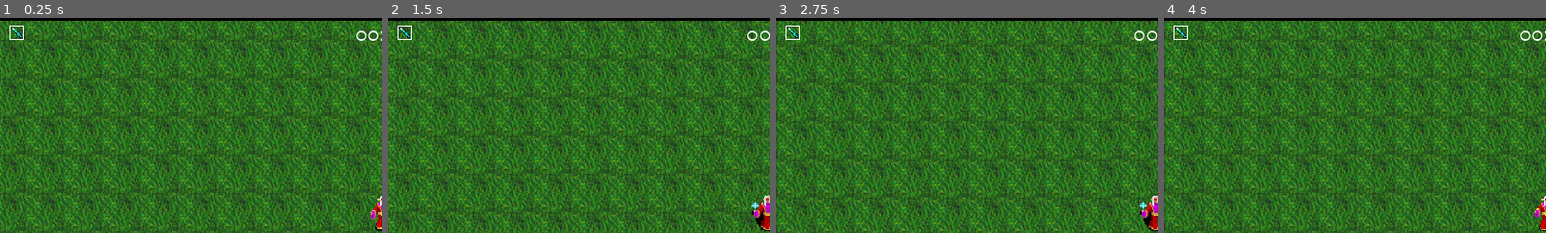
Above: before the commit, frames 1-4 (left to right).
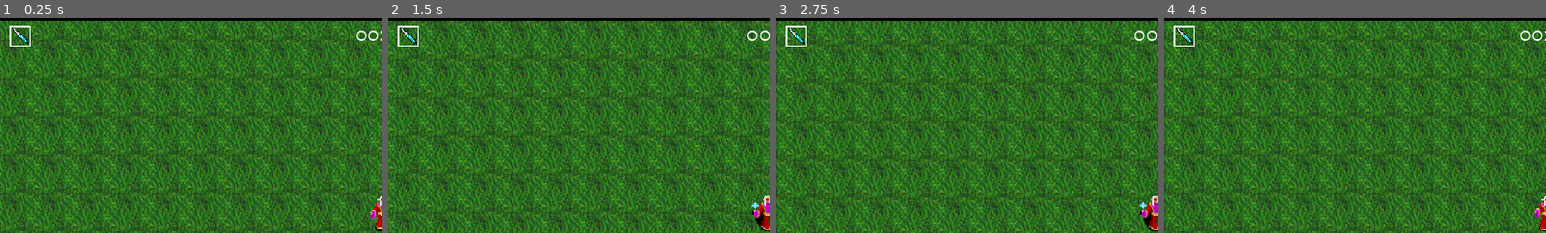
Above: after the commit, the same moments.

Repository: deonblaauw/rfg
Game: Godot game, scene res://World/world.tscn
The game is run twice, just before and just after one commit, with the same random seed, the same clock (stepped at 60 frames per second) and the same inputs. Sound files missing from this copy of the repository are replaced by a short silence.
Inputs (mouse positions are % of the whole screen's width and height, from its top left):
- Up to frame 1 (0.25 s): no input
- Up to frame 2 (1.5 s): tap Enter at 0.5 s; move the mouse to (72, 45) at 0.52 s; hold Right (right) 0.53-1.28 s; click (72, 45) at 0.6 s; move the mouse to (30, 55) at 1.27 s; hold Down (down) from 1.28 s (still down); click (30, 55) at 1.35 s
- Up to frame 3 (2.75 s): move the mouse to (60, 28) at 2.02 s; release Down (down) at 2.03 s; hold Right (right) from 2.03 s (still down); click (60, 28) at 2.1 s
- Up to frame 4 (4 s): move the mouse to (45, 70) at 2.77 s; release Right (right) at 2.78 s; hold Up (up) 2.78-3.53 s; click (45, 70) at 2.85 s; move the mouse to (80, 65) at 3.52 s; hold Left (left) from 3.53 s (still down); click (80, 65) at 3.6 s
The pictures show only the part of the screen within x 0-50%, y 5-55%; the shares and areas given below are measured in that part.

The runs differ from the first frame. In frame 1, 0.2% of the frame differs, in the area x 2-8%, y 3-14%; in frame 2, 0.2%; in frame 3, 0.2%; in frame 4, 0.2%.

Commit message:
Damage visual effect added

Diff:
--- a/Enemies/enemy_super.tscn
+++ b/Enemies/enemy_super.tscn
@@ -1,7 +1,7 @@
-[gd_scene load_steps=16 format=3 uid="uid://csomkf6ugraqy"]
+[gd_scene load_steps=23 format=3 uid="uid://csomkf6ugraqy"]
 
 [ext_resource type="Script" path="res://Enemies/enemy.gd" id="1_cdj16"]
-[ext_resource type="Texture2D" uid="uid://c3bo2jsc0wkva" path="res://Assets/Textures/Enemy/bosses/minion-45x66.png" id="2_7x0m3"]
+[ext_resource type="Texture2D" uid="uid://cr1qqv4tb5gdy" path="res://Assets/Textures/Enemy/bosses/death_attacking.png" id="2_0svrt"]
 [ext_resource type="PackedScene" uid="uid://b7fn7x0620o70" path="res://Utility/hit_box.tscn" id="3_cn4ya"]
 [ext_resource type="PackedScene" uid="uid://ci0lyi4ieonoi" path="res://Utility/hurt_box.tscn" id="4_jap60"]
 [ext_resource type="AudioStream" uid="uid://btnn0022u4vpn" path="res://Assets/Audio/SoundEffect/enemy_hit.ogg" id="5_e1d81"]
@@ -10,54 +10,103 @@
 radius = 3.0
 height = 12.0
 
-[sub_resource type="AtlasTexture" id="AtlasTexture_gwas4"]
-atlas = ExtResource("2_7x0m3")
-region = Rect2(0, 0, 45, 66)
+[sub_resource type="AtlasTexture" id="AtlasTexture_3drf8"]
+atlas = ExtResource("2_0svrt")
+region = Rect2(0, 0, 100, 100)
 
-[sub_resource type="AtlasTexture" id="AtlasTexture_cgmqj"]
-atlas = ExtResource("2_7x0m3")
-region = Rect2(45, 0, 45, 66)
+[sub_resource type="AtlasTexture" id="AtlasTexture_3nwk5"]
+atlas = ExtResource("2_0svrt")
+region = Rect2(100, 0, 100, 100)
 
-[sub_resource type="AtlasTexture" id="AtlasTexture_mxena"]
-atlas = ExtResource("2_7x0m3")
-region = Rect2(90, 0, 45, 66)
+[sub_resource type="AtlasTexture" id="AtlasTexture_ndstc"]
+atlas = ExtResource("2_0svrt")
+region = Rect2(200, 0, 100, 100)
 
-[sub_resource type="AtlasTexture" id="AtlasTexture_d1ag0"]
-atlas = ExtResource("2_7x0m3")
-region = Rect2(0, 66, 45, 66)
+[sub_resource type="AtlasTexture" id="AtlasTexture_1lov0"]
+atlas = ExtResource("2_0svrt")
+region = Rect2(300, 0, 100, 100)
 
-[sub_resource type="AtlasTexture" id="AtlasTexture_f2i7i"]
-atlas = ExtResource("2_7x0m3")
-region = Rect2(45, 66, 45, 66)
+[sub_resource type="AtlasTexture" id="AtlasTexture_dneoc"]
+atlas = ExtResource("2_0svrt")
+region = Rect2(400, 0, 100, 100)
 
-[sub_resource type="AtlasTexture" id="AtlasTexture_swehi"]
-atlas = ExtResource("2_7x0m3")
-region = Rect2(90, 66, 45, 66)
+[sub_resource type="AtlasTexture" id="AtlasTexture_nnst1"]
+atlas = ExtResource("2_0svrt")
+region = Rect2(500, 0, 100, 100)
+
+[sub_resource type="AtlasTexture" id="AtlasTexture_h1yeb"]
+atlas = ExtResource("2_0svrt")
+region = Rect2(0, 100, 100, 100)
+
+[sub_resource type="AtlasTexture" id="AtlasTexture_w7y6h"]
+atlas = ExtResource("2_0svrt")
+region = Rect2(100, 100, 100, 100)
+
+[sub_resource type="AtlasTexture" id="AtlasTexture_c6x2p"]
+atlas = ExtResource("2_0svrt")
+region = Rect2(200, 100, 100, 100)
+
+[sub_resource type="AtlasTexture" id="AtlasTexture_yn3ks"]
+atlas = ExtResource("2_0svrt")
+region = Rect2(300, 100, 100, 100)
+
+[sub_resource type="AtlasTexture" id="AtlasTexture_o3qkq"]
+atlas = ExtResource("2_0svrt")
+region = Rect2(400, 100, 100, 100)
+
+[sub_resource type="AtlasTexture" id="AtlasTexture_ief3s"]
+atlas = ExtResource("2_0svrt")
+region = Rect2(500, 100, 100, 100)
+
+[sub_resource type="AtlasTexture" id="AtlasTexture_2rykf"]
+atlas = ExtResource("2_0svrt")
+region = Rect2(0, 200, 100, 100)
 
 [sub_resource type="SpriteFrames" id="SpriteFrames_i2fba"]
 animations = [{
 "frames": [{
 "duration": 1.0,
-"texture": SubResource("AtlasTexture_gwas4")
+"texture": SubResource("AtlasTexture_3drf8")
 }, {
 "duration": 1.0,
-"texture": SubResource("AtlasTexture_cgmqj")
+"texture": SubResource("AtlasTexture_3nwk5")
 }, {
 "duration": 1.0,
-"texture": SubResource("AtlasTexture_mxena")
+"texture": SubResource("AtlasTexture_ndstc")
 }, {
 "duration": 1.0,
-"texture": SubResource("AtlasTexture_d1ag0")
+"texture": SubResource("AtlasTexture_1lov0")
 }, {
 "duration": 1.0,
-"texture": SubResource("AtlasTexture_f2i7i")
+"texture": SubResource("AtlasTexture_dneoc")
 }, {
 "duration": 1.0,
-"texture": SubResource("AtlasTexture_swehi")
+"texture": SubResource("AtlasTexture_nnst1")
+}, {
+"duration": 1.0,
+"texture": SubResource("AtlasTexture_h1yeb")
+}, {
+"duration": 1.0,
+"texture": SubResource("AtlasTexture_w7y6h")
+}, {
+"duration": 1.0,
+"texture": SubResource("AtlasTexture_c6x2p")
+}, {
+"duration": 1.0,
+"texture": SubResource("AtlasTexture_yn3ks")
+}, {
+"duration": 1.0,
+"texture": SubResource("AtlasTexture_o3qkq")
+}, {
+"duration": 1.0,
+"texture": SubResource("AtlasTexture_ief3s")
+}, {
+"duration": 1.0,
+"texture": SubResource("AtlasTexture_2rykf")
 }],
 "loop": true,
 "name": &"default",
-"speed": 5.0
+"speed": 10.0
 }]
 
 [sub_resource type="RectangleShape2D" id="RectangleShape2D_66i8d"]
@@ -84,7 +133,7 @@
 [node name="AnimatedSprite2D" type="AnimatedSprite2D" parent="."]
 sprite_frames = SubResource("SpriteFrames_i2fba")
 autoplay = "default"
-frame_progress = 0.0561777
+frame_progress = 0.597601
 
 [node name="HitBox" parent="." instance=ExtResource("3_cn4ya")]
 collision_layer = 4
--- a/Player/GUI/item_container.tscn
+++ b/Player/GUI/item_container.tscn
@@ -6,6 +6,7 @@
 [node name="ItemContainer" type="TextureRect"]
 offset_right = 12.0
 offset_bottom = 12.0
+scale = Vector2(1.5, 1.5)
 texture = ExtResource("1_pywts")
 script = ExtResource("2_k4fnk")
 
--- a/Player/player.gd
+++ b/Player/player.gd
@@ -8,6 +8,9 @@
 @onready var heal_timer = $healTimer
 @onready var health_bar = $GUILayer/GUI/HealthBar
 @onready var lbl_timer = $GUILayer/GUI/lblTimer
+
+@onready var damage_animation = $DamageAnimation
+
 
 var hp = 0
 var time = 0
@@ -152,6 +155,7 @@
 func _on_hurt_box_hurt(damage , _angle, _knockback):
 	hp -= clamp(damage-armor, 1.0, INF)
 	print("HP:",hp)
+	damage_animation.play()
 	if hp <= 0:
 		death()
 
--- a/Player/player.tscn
+++ b/Player/player.tscn
@@ -1,7 +1,8 @@
-[gd_scene load_steps=21 format=3 uid="uid://cp4b13i13c73d"]
+[gd_scene load_steps=47 format=3 uid="uid://cp4b13i13c73d"]
 
 [ext_resource type="Script" path="res://Player/player.gd" id="1_2twp3"]
 [ext_resource type="Texture2D" uid="uid://cy05whul716kf" path="res://Assets/Textures/Player/player_sprite.png" id="1_sixuk"]
+[ext_resource type="Texture2D" uid="uid://qjnq1bnwgrhp" path="res://Assets/Textures/Player/blood effects/1_100x100px.png" id="2_jg7xc"]
 [ext_resource type="PackedScene" uid="uid://ci0lyi4ieonoi" path="res://Utility/hurt_box.tscn" id="3_q8if2"]
 [ext_resource type="Texture2D" uid="uid://dsetjlsmq5ao2" path="res://Assets/Textures/GUI/exp_background.png" id="4_pk0qy"]
 [ext_resource type="Texture2D" uid="uid://c03hv7qpngsbk" path="res://Assets/Textures/GUI/exp_progress.png" id="5_7amyo"]
@@ -42,6 +43,182 @@
 "speed": 5.0
 }]
 
+[sub_resource type="AtlasTexture" id="AtlasTexture_68yxk"]
+atlas = ExtResource("2_jg7xc")
+region = Rect2(0, 0, 100, 100)
+
+[sub_resource type="AtlasTexture" id="AtlasTexture_rbtl2"]
+atlas = ExtResource("2_jg7xc")
+region = Rect2(100, 0, 100, 100)
+
+[sub_resource type="AtlasTexture" id="AtlasTexture_kn08k"]
+atlas = ExtResource("2_jg7xc")
+region = Rect2(200, 0, 100, 100)
+
+[sub_resource type="AtlasTexture" id="AtlasTexture_kkrvo"]
+atlas = ExtResource("2_jg7xc")
+region = Rect2(300, 0, 100, 100)
+
+[sub_resource type="AtlasTexture" id="AtlasTexture_mtyc2"]
+atlas = ExtResource("2_jg7xc")
+region = Rect2(400, 0, 100, 100)
+
+[sub_resource type="AtlasTexture" id="AtlasTexture_diku2"]
+atlas = ExtResource("2_jg7xc")
+region = Rect2(500, 0, 100, 100)
+
+[sub_resource type="AtlasTexture" id="AtlasTexture_dhx34"]
+atlas = ExtResource("2_jg7xc")
+region = Rect2(0, 100, 100, 100)
+
+[sub_resource type="AtlasTexture" id="AtlasTexture_hcoql"]
+atlas = ExtResource("2_jg7xc")
+region = Rect2(100, 100, 100, 100)
+
+[sub_resource type="AtlasTexture" id="AtlasTexture_3x4rc"]
+atlas = ExtResource("2_jg7xc")
+region = Rect2(200, 100, 100, 100)
+
+[sub_resource type="AtlasTexture" id="AtlasTexture_26urt"]
+atlas = ExtResource("2_jg7xc")
+region = Rect2(300, 100, 100, 100)
+
+[sub_resource type="AtlasTexture" id="AtlasTexture_6ebyk"]
+atlas = ExtResource("2_jg7xc")
+region = Rect2(400, 100, 100, 100)
+
+[sub_resource type="AtlasTexture" id="AtlasTexture_bj7u1"]
+atlas = ExtResource("2_jg7xc")
+region = Rect2(500, 100, 100, 100)
+
+[sub_resource type="AtlasTexture" id="AtlasTexture_qrq62"]
+atlas = ExtResource("2_jg7xc")
+region = Rect2(0, 200, 100, 100)
+
+[sub_resource type="AtlasTexture" id="AtlasTexture_hn10q"]
+atlas = ExtResource("2_jg7xc")
+region = Rect2(100, 200, 100, 100)
+
+[sub_resource type="AtlasTexture" id="AtlasTexture_h44cp"]
+atlas = ExtResource("2_jg7xc")
+region = Rect2(200, 200, 100, 100)
+
+[sub_resource type="AtlasTexture" id="AtlasTexture_3htxt"]
+atlas = ExtResource("2_jg7xc")
+region = Rect2(300, 200, 100, 100)
+
+[sub_resource type="AtlasTexture" id="AtlasTexture_lokyh"]
+atlas = ExtResource("2_jg7xc")
+region = Rect2(400, 200, 100, 100)
+
+[sub_resource type="AtlasTexture" id="AtlasTexture_py0wi"]
+atlas = ExtResource("2_jg7xc")
+region = Rect2(500, 200, 100, 100)
+
+[sub_resource type="AtlasTexture" id="AtlasTexture_ip6nw"]
+atlas = ExtResource("2_jg7xc")
+region = Rect2(0, 300, 100, 100)
+
+[sub_resource type="AtlasTexture" id="AtlasTexture_eh6jk"]
+atlas = ExtResource("2_jg7xc")
+region = Rect2(100, 300, 100, 100)
+
+[sub_resource type="AtlasTexture" id="AtlasTexture_dr00q"]
+atlas = ExtResource("2_jg7xc")
+region = Rect2(200, 300, 100, 100)
+
+[sub_resource type="AtlasTexture" id="AtlasTexture_a6g8u"]
+atlas = ExtResource("2_jg7xc")
+region = Rect2(300, 300, 100, 100)
+
+[sub_resource type="AtlasTexture" id="AtlasTexture_lj4i0"]
+atlas = ExtResource("2_jg7xc")
+region = Rect2(400, 300, 100, 100)
+
+[sub_resource type="AtlasTexture" id="AtlasTexture_qh6mk"]
+atlas = ExtResource("2_jg7xc")
+region = Rect2(500, 300, 100, 100)
+
+[sub_resource type="SpriteFrames" id="SpriteFrames_163u6"]
+animations = [{
+"frames": [{
+"duration": 1.0,
+"texture": SubResource("AtlasTexture_68yxk")
+}, {
+"duration": 1.0,
+"texture": SubResource("AtlasTexture_rbtl2")
+}, {
+"duration": 1.0,
+"texture": SubResource("AtlasTexture_kn08k")
+}, {
+"duration": 1.0,
+"texture": SubResource("AtlasTexture_kkrvo")
+}, {
+"duration": 1.0,
+"texture": SubResource("AtlasTexture_mtyc2")
+}, {
+"duration": 1.0,
+"texture": SubResource("AtlasTexture_diku2")
+}, {
+"duration": 1.0,
+"texture": SubResource("AtlasTexture_dhx34")
+}, {
+"duration": 1.0,
+"texture": SubResource("AtlasTexture_hcoql")
+}, {
+"duration": 1.0,
+"texture": SubResource("AtlasTexture_3x4rc")
+}, {
+"duration": 1.0,
+"texture": SubResource("AtlasTexture_26urt")
+}, {
+"duration": 1.0,
+"texture": SubResource("AtlasTexture_6ebyk")
+}, {
+"duration": 1.0,
+"texture": SubResource("AtlasTexture_bj7u1")
+}, {
+"duration": 1.0,
+"texture": SubResource("AtlasTexture_qrq62")
+}, {
+"duration": 1.0,
+"texture": SubResource("AtlasTexture_hn10q")
+}, {
+"duration": 1.0,
+"texture": SubResource("AtlasTexture_h44cp")
+}, {
+"duration": 1.0,
+"texture": SubResource("AtlasTexture_3htxt")
+}, {
+"duration": 1.0,
+"texture": SubResource("AtlasTexture_lokyh")
+}, {
+"duration": 1.0,
+"texture": SubResource("AtlasTexture_py0wi")
+}, {
+"duration": 1.0,
+"texture": SubResource("AtlasTexture_ip6nw")
+}, {
+"duration": 1.0,
+"texture": SubResource("AtlasTexture_eh6jk")
+}, {
+"duration": 1.0,
+"texture": SubResource("AtlasTexture_dr00q")
+}, {
+"duration": 1.0,
+"texture": SubResource("AtlasTexture_a6g8u")
+}, {
+"duration": 1.0,
+"texture": SubResource("AtlasTexture_lj4i0")
+}, {
+"duration": 1.0,
+"texture": SubResource("AtlasTexture_qh6mk")
+}],
+"loop": false,
+"name": &"default",
+"speed": 20.0
+}]
+
 [sub_resource type="RectangleShape2D" id="RectangleShape2D_ir8yi"]
 size = Vector2(8, 20)
 
@@ -77,7 +254,11 @@
 sprite_frames = SubResource("SpriteFrames_o3q1y")
 animation = &"walk"
 autoplay = "walk"
-frame_progress = 0.926287
+
+[node name="DamageAnimation" type="AnimatedSprite2D" parent="."]
+sprite_frames = SubResource("SpriteFrames_163u6")
+frame = 23
+frame_progress = 1.0
 
 [node name="HurtBox" parent="." instance=ExtResource("3_q8if2")]
 collision_mask = 4
@@ -236,14 +417,16 @@
 offset_top = 24.0
 offset_right = 208.0
 offset_bottom = 40.0
+scale = Vector2(1.5, 1.5)
 columns = 10
 
 [node name="CollectedUpgrades" type="GridContainer" parent="GUILayer/GUI"]
 layout_mode = 0
 offset_left = 8.0
-offset_top = 40.0
+offset_top = 48.0
 offset_right = 208.0
-offset_bottom = 56.0
+offset_bottom = 64.0
+scale = Vector2(1.5, 1.5)
 columns = 10
 
 [connection signal="ready" from="." to="." method="_on_ready"]
Binary file added: Assets/Textures/Enemy/bosses/death_attacking.png
Not shown, added: Assets/Textures/Enemy/bosses/death_attacking.png.import
Binary file added: Assets/Textures/Player/blood effects/1/1_0.png
Not shown, added: Assets/Textures/Player/blood effects/1/1_0.png.import
Binary file added: Assets/Textures/Player/blood effects/1/1_1.png
Not shown, added: Assets/Textures/Player/blood effects/1/1_1.png.import
Binary file added: Assets/Textures/Player/blood effects/1/1_10.png
Not shown, added: Assets/Textures/Player/blood effects/1/1_10.png.import
Binary file added: Assets/Textures/Player/blood effects/1/1_11.png
Not shown, added: Assets/Textures/Player/blood effects/1/1_11.png.import
Binary file added: Assets/Textures/Player/blood effects/1/1_12.png
Not shown, added: Assets/Textures/Player/blood effects/1/1_12.png.import
(and 300 more such lines)
